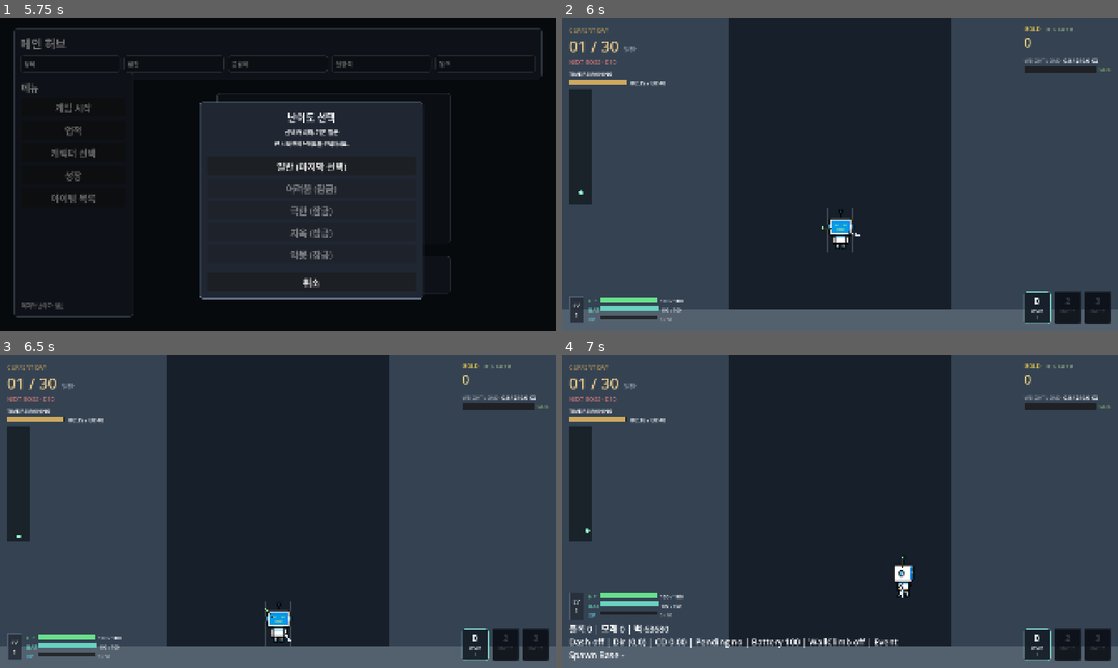
Above: before the commit, frames 1-4 (two rows, left to right).
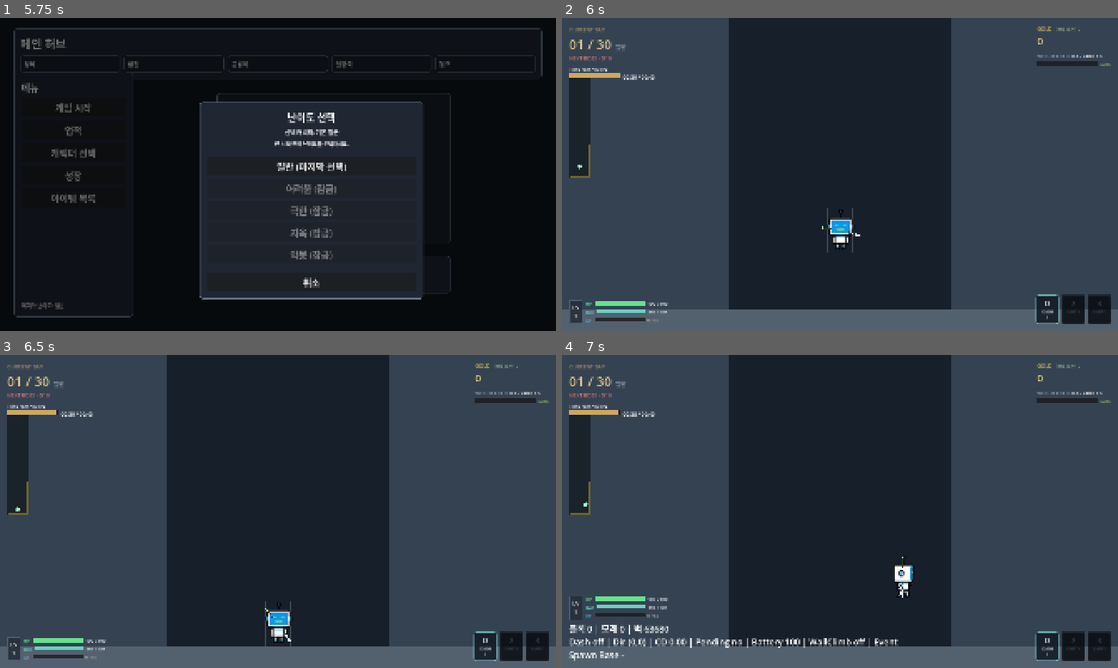
Above: after the commit, the same moments.

Repository: jegnit1/Burial-Protocol
Game: Godot game, scene res://scenes/ui/Title.tscn
The game is run twice, just before and just after one commit, with the same random seed, the same clock (stepped at 60 frames per second) and the same inputs.
Inputs (mouse positions are in pixels of both pictures, inside the frame that each line leads up to):
- Up to frame 1 (5.75 s): click "게임 시작" at 0.5 s; click "게임 시작" at 1.25 s; click "게임 시작" at 2 s; click "업적" at 2.75 s; click "캐릭터 선택" at 3.5 s; click "성장" at 4.25 s; click "아이템 목록" at 5 s
- Up to frame 2 (6 s): click "일반 (마지막 선택)" at 5.75 s
- Up to frame 3 (6.5 s): no input
- Up to frame 4 (7 s): tap Enter at 6.5 s; move the mouse to (962, 495) at 6.52 s; press the mouse at (962, 495) at 6.53 s; hold D (move_right) from 6.53 s (still down); tap W (jump) at 6.77 s

Frame 1 is identical in both runs. In frame 2, 3.8% of the frame differs, in the area x 1-99%, y 2-98%; in frame 3, 3.8%; in frame 4, 3.8%.

Commit message:
Compact gameplay HUD presentation

Diff:
--- a/scenes/ui/HUD.gd
+++ b/scenes/ui/HUD.gd
@@ -26,7 +26,7 @@
 		var w_min_y := float(GameConstants.WORLD_ORIGIN.y)
 		var w_max_y := world_bottom
 		if camera:
-			var view_size = Vector2(1920, 1080) / camera.zoom
+			var view_size = Vector2(GameConstants.VIEWPORT_SIZE) / camera.zoom
 			w_min_y = camera.global_position.y - view_size.y * 2.0
 			w_max_y = camera.global_position.y + view_size.y * 1.0
 
@@ -50,7 +50,7 @@
 		# Draw Viewport Box
 		if camera:
 			# Just an approximation of viewport local height
-			var view_size = Vector2(1920, 1080) / camera.zoom
+			var view_size = Vector2(GameConstants.VIEWPORT_SIZE) / camera.zoom
 			var cy = camera.global_position.y
 			var c_top = cy - view_size.y * 0.5
 			var c_bottom = cy + view_size.y * 0.5
@@ -380,25 +380,25 @@
 	style.border_width_right = 2
 	style.border_width_bottom = 2
 	style.border_color = border_color
-	style.corner_radius_top_left = 10
-	style.corner_radius_top_right = 10
-	style.corner_radius_bottom_right = 10
-	style.corner_radius_bottom_left = 10
+	style.corner_radius_top_left = 8
+	style.corner_radius_top_right = 8
+	style.corner_radius_bottom_right = 8
+	style.corner_radius_bottom_left = 8
 	return style
 
 
 func _create_skill_slot(icon_text: String, name_text: String, hint_text: String) -> Panel:
 	var slot_panel := Panel.new()
-	slot_panel.custom_minimum_size = Vector2(92, 96)
+	slot_panel.custom_minimum_size = Vector2(80, 88)
 	slot_panel.mouse_filter = Control.MOUSE_FILTER_IGNORE
 	slot_panel.add_theme_stylebox_override("panel", _make_skill_slot_style(Color(0.08, 0.11, 0.15, 0.90), Color("5e6977")))
 
 	var content_margin := MarginContainer.new()
 	content_margin.set_anchors_preset(Control.PRESET_FULL_RECT)
-	content_margin.add_theme_constant_override("margin_left", 10)
-	content_margin.add_theme_constant_override("margin_top", 8)
-	content_margin.add_theme_constant_override("margin_right", 10)
-	content_margin.add_theme_constant_override("margin_bottom", 8)
+	content_margin.add_theme_constant_override("margin_left", 8)
+	content_margin.add_theme_constant_override("margin_top", 6)
+	content_margin.add_theme_constant_override("margin_right", 8)
+	content_margin.add_theme_constant_override("margin_bottom", 6)
 	content_margin.mouse_filter = Control.MOUSE_FILTER_IGNORE
 	slot_panel.add_child(content_margin)
 
@@ -411,19 +411,19 @@
 	var icon_label := Label.new()
 	icon_label.text = icon_text
 	icon_label.horizontal_alignment = HORIZONTAL_ALIGNMENT_CENTER
-	icon_label.add_theme_font_size_override("font_size", 28)
+	icon_label.add_theme_font_size_override("font_size", 24)
 	content_vbox.add_child(icon_label)
 
 	var name_label := Label.new()
 	name_label.text = name_text
 	name_label.horizontal_alignment = HORIZONTAL_ALIGNMENT_CENTER
-	name_label.add_theme_font_size_override("font_size", 15)
+	name_label.add_theme_font_size_override("font_size", 13)
 	content_vbox.add_child(name_label)
 
 	var hint_label := Label.new()
 	hint_label.text = hint_text
 	hint_label.horizontal_alignment = HORIZONTAL_ALIGNMENT_CENTER
-	hint_label.add_theme_font_size_override("font_size", 14)
+	hint_label.add_theme_font_size_override("font_size", 12)
 	content_vbox.add_child(hint_label)
 
 	var overlay := ColorRect.new()
@@ -437,7 +437,7 @@
 	cooldown_label.set_anchors_preset(Control.PRESET_FULL_RECT)
 	cooldown_label.horizontal_alignment = HORIZONTAL_ALIGNMENT_CENTER
 	cooldown_label.vertical_alignment = VERTICAL_ALIGNMENT_CENTER
-	cooldown_label.add_theme_font_size_override("font_size", 20)
+	cooldown_label.add_theme_font_size_override("font_size", 18)
 	cooldown_label.add_theme_color_override("font_color", Color("f4f6f8"))
 	cooldown_label.mouse_filter = Control.MOUSE_FILTER_IGNORE
 	cooldown_label.visible = false
@@ -483,46 +483,46 @@
 
 	var day_lbl_title := Label.new()
 	day_lbl_title.text = "CURRENT DAY"
-	day_lbl_title.add_theme_font_size_override("font_size", 20)
+	day_lbl_title.add_theme_font_size_override("font_size", 18)
 	day_lbl_title.add_theme_color_override("font_color", Color("a28956"))
 	top_left_panel.add_child(day_lbl_title)
 
 	var row2 := HBoxContainer.new()
-	row2.add_theme_constant_override("separation", 16)
+	row2.add_theme_constant_override("separation", 12)
 	top_left_panel.add_child(row2)
 
 	day_label = Label.new()
-	day_label.add_theme_font_size_override("font_size", 54)
+	day_label.add_theme_font_size_override("font_size", 46)
 	day_label.add_theme_color_override("font_color", Color("e5c687"))
 	row2.add_child(day_label)
 
 	difficulty_label = Label.new()
-	difficulty_label.add_theme_font_size_override("font_size", 24)
+	difficulty_label.add_theme_font_size_override("font_size", 21)
 	difficulty_label.add_theme_color_override("font_color", Color("8a95a5"))
 	var diff_margin := MarginContainer.new()
-	diff_margin.add_theme_constant_override("margin_top", 24)
+	diff_margin.add_theme_constant_override("margin_top", 20)
 	diff_margin.add_child(difficulty_label)
 	row2.add_child(diff_margin)
 
 	next_boss_label = Label.new()
-	next_boss_label.add_theme_font_size_override("font_size", 20)
+	next_boss_label.add_theme_font_size_override("font_size", 18)
 	next_boss_label.add_theme_color_override("font_color", Color("c87474"))
 	top_left_panel.add_child(next_boss_label)
 
 	var time_lbl_title := Label.new()
 	time_lbl_title.text = "TIME REMAINING"
-	time_lbl_title.add_theme_font_size_override("font_size", 18)
+	time_lbl_title.add_theme_font_size_override("font_size", 16)
 	var time_spacing := MarginContainer.new()
-	time_spacing.add_theme_constant_override("margin_top", 10)
+	time_spacing.add_theme_constant_override("margin_top", 8)
 	time_spacing.add_child(time_lbl_title)
 	top_left_panel.add_child(time_spacing)
 
 	var time_row := HBoxContainer.new()
-	time_row.add_theme_constant_override("separation", 12)
+	time_row.add_theme_constant_override("separation", 10)
 	top_left_panel.add_child(time_row)
 
 	time_bar = ProgressBar.new()
-	time_bar.custom_minimum_size = Vector2(200, 20)
+	time_bar.custom_minimum_size = Vector2(176, 18)
 	time_bar.show_percentage = false
 	var time_bg = StyleBoxFlat.new()
 	time_bg.bg_color = Color(0.1, 0.1, 0.1, 0.8)
@@ -530,7 +530,7 @@
 	time_row.add_child(time_bar)
 
 	time_label = Label.new()
-	time_label.add_theme_font_size_override("font_size", 20)
+	time_label.add_theme_font_size_override("font_size", 18)
 	time_row.add_child(time_label)
 
 	# ==========================================
@@ -543,17 +543,17 @@
 	margin.add_child(top_right_panel)
 
 	var gold_title_row := HBoxContainer.new()
-	gold_title_row.add_theme_constant_override("separation", 16)
+	gold_title_row.add_theme_constant_override("separation", 12)
 	top_right_panel.add_child(gold_title_row)
 
 	var gold_lbl_title := Label.new()
 	gold_lbl_title.text = "GOLD"
-	gold_lbl_title.add_theme_font_size_override("font_size", 20)
+	gold_lbl_title.add_theme_font_size_override("font_size", 18)
 	gold_lbl_title.add_theme_color_override("font_color", Color("d7b94d"))
 	gold_title_row.add_child(gold_lbl_title)
 
 	econ_day_gold_label = Label.new()
-	econ_day_gold_label.add_theme_font_size_override("font_size", 18)
+	econ_day_gold_label.add_theme_font_size_override("font_size", 16)
 	econ_day_gold_label.add_theme_color_override("font_color", Color("9ab184"))
 	var day_gold_margin = MarginContainer.new()
 	day_gold_margin.add_theme_constant_override("margin_top", 2)
@@ -561,25 +561,25 @@
 	gold_title_row.add_child(day_gold_margin)
 
 	econ_gold_label = Label.new()
-	econ_gold_label.add_theme_font_size_override("font_size", 42)
+	econ_gold_label.add_theme_font_size_override("font_size", 36)
 	econ_gold_label.add_theme_color_override("font_color", Color("f0d984"))
 	top_right_panel.add_child(econ_gold_label)
 
 	var weight_spacing := MarginContainer.new()
-	weight_spacing.add_theme_constant_override("margin_top", 16)
+	weight_spacing.add_theme_constant_override("margin_top", 12)
 	var weight_title_row := HBoxContainer.new()
-	weight_title_row.add_theme_constant_override("separation", 12)
+	weight_title_row.add_theme_constant_override("separation", 10)
 	weight_spacing.add_child(weight_title_row)
 	top_right_panel.add_child(weight_spacing)
 
 	var weight_lbl_title := Label.new()
 	weight_lbl_title.text = "WEIGHT LOAD"
-	weight_lbl_title.add_theme_font_size_override("font_size", 18)
+	weight_lbl_title.add_theme_font_size_override("font_size", 16)
 	weight_lbl_title.add_theme_color_override("font_color", Color("a2a7b0"))
 	weight_title_row.add_child(weight_lbl_title)
 
 	econ_weight_label = Label.new()
-	econ_weight_label.add_theme_font_size_override("font_size", 18)
+	econ_weight_label.add_theme_font_size_override("font_size", 16)
 	weight_title_row.add_child(econ_weight_label)
 
 	var wbar_row = HBoxContainer.new()
@@ -587,7 +587,7 @@
 	top_right_panel.add_child(wbar_row)
 
 	econ_weight_bar = ProgressBar.new()
-	econ_weight_bar.custom_minimum_size = Vector2(250, 24)
+	econ_weight_bar.custom_minimum_size = Vector2(210, 20)
 	econ_weight_bar.show_percentage = false
 	var wbg = StyleBoxFlat.new()
 	wbg.bg_color = Color(0.1, 0.1, 0.1, 0.8)
@@ -595,7 +595,7 @@
 	wbar_row.add_child(econ_weight_bar)
 
 	econ_weight_status_label = Label.new()
-	econ_weight_status_label.add_theme_font_size_override("font_size", 18)
+	econ_weight_status_label.add_theme_font_size_override("font_size", 16)
 	wbar_row.add_child(econ_weight_status_label)
 
 	# ==========================================
@@ -609,7 +609,7 @@
 	margin.add_child(bottom_left_panel)
 
 	var pstat_row := HBoxContainer.new()
-	pstat_row.add_theme_constant_override("separation", 16)
+	pstat_row.add_theme_constant_override("separation", 12)
 	bottom_left_panel.add_child(pstat_row)
 
 	# Level box
@@ -625,16 +625,16 @@
 	pstat_row.add_child(lv_panel)
 
 	var lv_margin := MarginContainer.new()
-	lv_margin.add_theme_constant_override("margin_left", 12)
-	lv_margin.add_theme_constant_override("margin_right", 12)
-	lv_margin.add_theme_constant_override("margin_top", 16)
-	lv_margin.add_theme_constant_override("margin_bottom", 16)
+	lv_margin.add_theme_constant_override("margin_left", 10)
+	lv_margin.add_theme_constant_override("margin_right", 10)
+	lv_margin.add_theme_constant_override("margin_top", 12)
+	lv_margin.add_theme_constant_override("margin_bottom", 12)
 	lv_panel.add_child(lv_margin)
 
 	status_level_label = Label.new()
 	status_level_label.text = "LV\nTODO"
 	status_level_label.horizontal_alignment = HORIZONTAL_ALIGNMENT_CENTER
-	status_level_label.add_theme_font_size_override("font_size", 20)
+	status_level_label.add_theme_font_size_override("font_size", 18)
 	lv_margin.add_child(status_level_label)
 
 	var bars_vbox := VBoxContainer.new()
@@ -649,13 +649,13 @@
 
 	var hp_title := Label.new()
 	hp_title.text = "HP"
-	hp_title.custom_minimum_size = Vector2(30, 0)
+	hp_title.custom_minimum_size = Vector2(28, 0)
 	hp_title.add_theme_color_override("font_color", Color("68e08d"))
-	hp_title.add_theme_font_size_override("font_size", 18)
+	hp_title.add_theme_font_size_override("font_size", 16)
 	hp_row.add_child(hp_title)
 
 	status_hp_bar = ProgressBar.new()
-	status_hp_bar.custom_minimum_size = Vector2(200, 20)
+	status_hp_bar.custom_minimum_size = Vector2(170, 18)
 	status_hp_bar.show_percentage = false
 	var hp_bg = StyleBoxFlat.new()
 	hp_bg.bg_color = Color(0.1, 0.1, 0.1, 0.8)
@@ -663,7 +663,7 @@
 	hp_row.add_child(status_hp_bar)
 
 	status_hp_label = Label.new()
-	status_hp_label.add_theme_font_size_override("font_size", 18)
+	status_hp_label.add_theme_font_size_override("font_size", 16)
 	hp_row.add_child(status_hp_label)
 
 	var battery_row := HBoxContainer.new()
@@ -672,13 +672,13 @@
 
 	var battery_title := Label.new()
 	battery_title.text = "BAT"
-	battery_title.custom_minimum_size = Vector2(30, 0)
+	battery_title.custom_minimum_size = Vector2(28, 0)
 	battery_title.add_theme_color_override("font_color", Color("69d2c0"))
-	battery_title.add_theme_font_size_override("font_size", 18)
+	battery_title.add_theme_font_size_override("font_size", 16)
 	battery_row.add_child(battery_title)
 
 	status_battery_bar = ProgressBar.new()
-	status_battery_bar.custom_minimum_size = Vector2(200, 16)
+	status_battery_bar.custom_minimum_size = Vector2(170, 14)
 	status_battery_bar.show_percentage = false
 	var battery_bg = StyleBoxFlat.new()
 	battery_bg.bg_color = Color(0.1, 0.1, 0.1, 0.8)
@@ -686,7 +686,7 @@
 	battery_row.add_child(status_battery_bar)
 
 	status_battery_label = Label.new()
-	status_battery_label.add_theme_font_size_override("font_size", 16)
+	status_battery_label.add_theme_font_size_override("font_size", 14)
 	battery_row.add_child(status_battery_label)
 
 	# XP
@@ -696,13 +696,13 @@
 
 	var xp_title := Label.new()
 	xp_title.text = "XP"
-	xp_title.custom_minimum_size = Vector2(30, 0)
+	xp_title.custom_minimum_size = Vector2(28, 0)
 	xp_title.add_theme_color_override("font_color", Color("5fb2d1"))
-	xp_title.add_theme_font_size_override("font_size", 18)
+	xp_title.add_theme_font_size_override("font_size", 16)
 	xp_row.add_child(xp_title)
 
 	status_xp_bar = ProgressBar.new()
-	status_xp_bar.custom_minimum_size = Vector2(200, 14)
+	status_xp_bar.custom_minimum_size = Vector2(170, 12)
 	status_xp_bar.show_percentage = false
 	status_xp_bar.max_value = 100
 	status_xp_bar.value = 0
@@ -716,7 +716,7 @@
 
 	status_xp_label = Label.new()
 	status_xp_label.text = "0 / TODO"
-	status_xp_label.add_theme_font_size_override("font_size", 16)
+	status_xp_label.add_theme_font_size_override("font_size", 14)
 	status_xp_label.add_theme_color_override("font_color", Color(0.7,0.7,0.7))
 	xp_row.add_child(status_xp_label)
 
@@ -730,12 +730,12 @@
 	# Center Left: Seismic / Fall Sensor HUD
 	# ==========================================
 	sensor_draw = SeismicSensorDraw.new()
-	sensor_draw.custom_minimum_size = Vector2(80, 400)
+	sensor_draw.custom_minimum_size = Vector2(72, 340)
 
 	var sensor_margin := MarginContainer.new()
 	sensor_margin.set_anchors_preset(Control.PRESET_LEFT_WIDE)
 	sensor_margin.add_theme_constant_override("margin_left", GameConstants.HUD_SIDE_PADDING)
-	sensor_margin.add_theme_constant_override("margin_top", GameConstants.HUD_TOP_PADDING + 220)
+	sensor_margin.add_theme_constant_override("margin_top", GameConstants.HUD_TOP_PADDING + 184)
 	sensor_margin.mouse_filter = Control.MOUSE_FILTER_IGNORE
 
 	var sensor_bg_panel := PanelContainer.new()
@@ -758,8 +758,8 @@
 	skill_bar_anchor.anchor_top = 1.0
 	skill_bar_anchor.anchor_right = 1.0
 	skill_bar_anchor.anchor_bottom = 1.0
-	skill_bar_anchor.offset_left = -(GameConstants.HUD_SIDE_PADDING + 312.0)
-	skill_bar_anchor.offset_top = -(GameConstants.HUD_TOP_PADDING + 112.0)
+	skill_bar_anchor.offset_left = -(GameConstants.HUD_SIDE_PADDING + 272.0)
+	skill_bar_anchor.offset_top = -(GameConstants.HUD_TOP_PADDING + 100.0)
 	skill_bar_anchor.offset_right = -GameConstants.HUD_SIDE_PADDING
 	skill_bar_anchor.offset_bottom = -GameConstants.HUD_TOP_PADDING
 	skill_bar_anchor.mouse_filter = Control.MOUSE_FILTER_IGNORE
@@ -767,7 +767,7 @@
 
 	var skill_bar := HBoxContainer.new()
 	skill_bar.alignment = BoxContainer.ALIGNMENT_END
-	skill_bar.add_theme_constant_override("separation", 12)
+	skill_bar.add_theme_constant_override("separation", 10)
 	skill_bar.mouse_filter = Control.MOUSE_FILTER_IGNORE
 	skill_bar_anchor.add_child(skill_bar)
 
